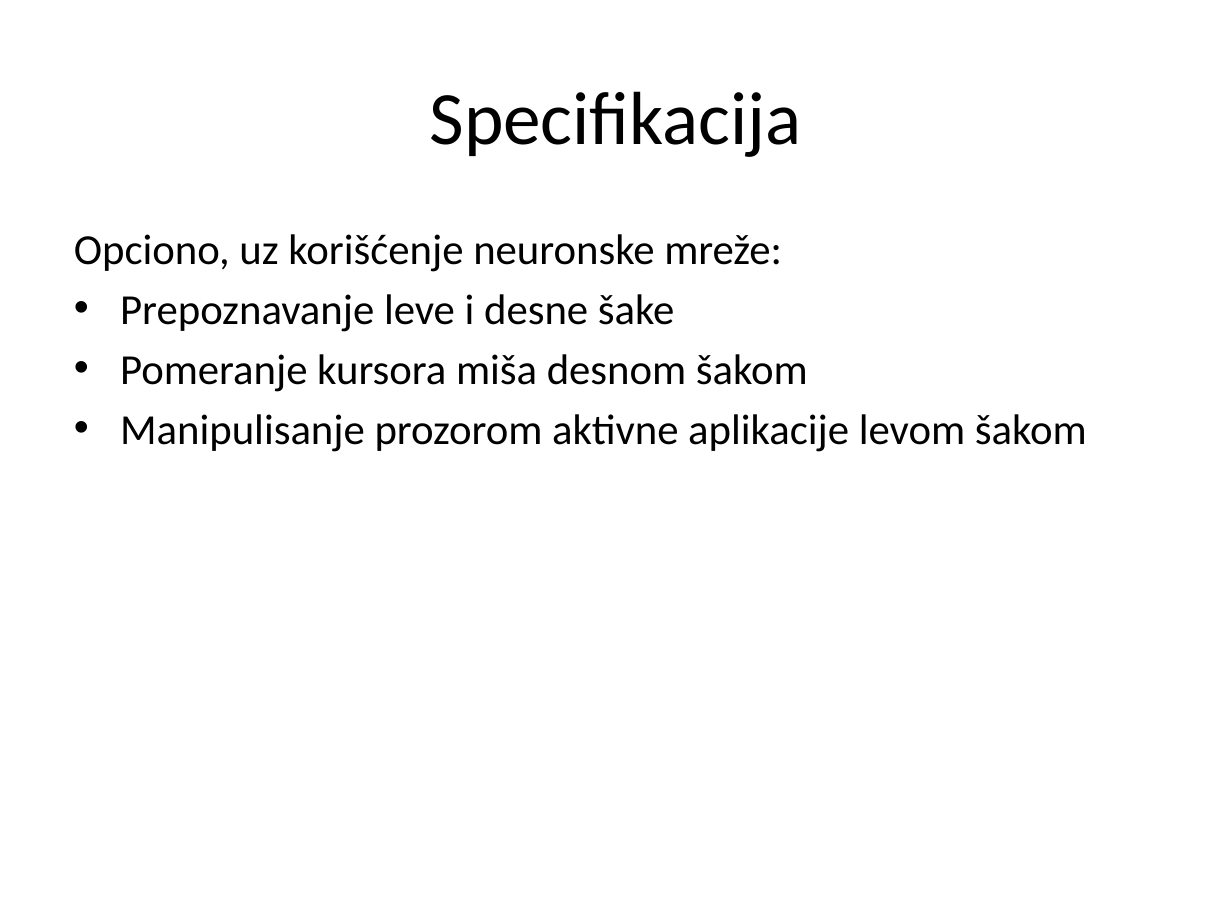
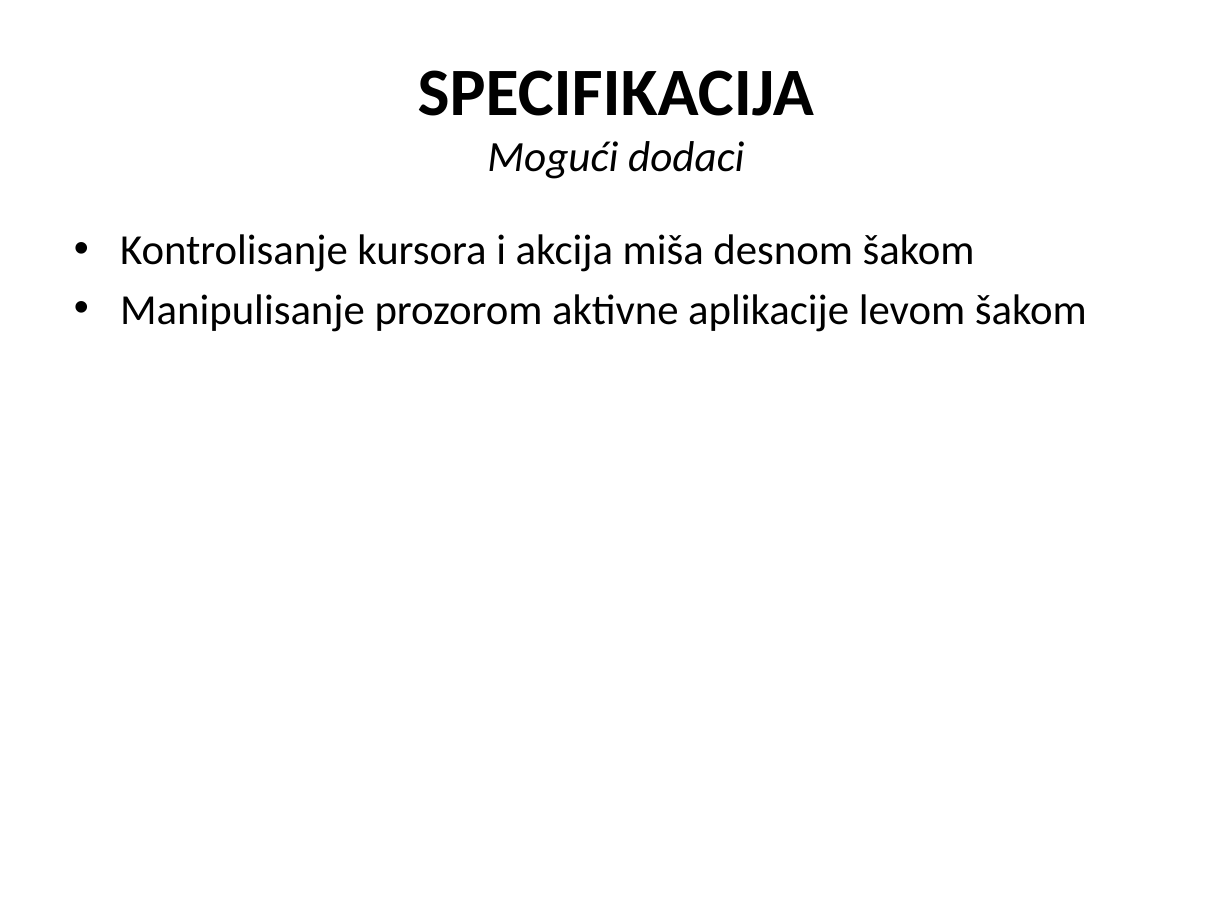
Before and after one commit to cLaki/UseTheForce, a slide deck: slide 9 of Upravljanje računarom na osnovu pokreta snimljenih web kamerom.pptx (slide 5 before the commit). Drawn at 1232x924 pixels with LibreOffice and Linux fonts; fonts in the diff are those of the drawing. Boxes give left, top, right and bottom in pixels: in the first picture for what was removed or moved away, otherwise in the second. Text is boxed around its words. In the diff, an @@ line names an element or a change of style, - is before the commit and + after.

```diff
--- a/Upravljanje računarom na osnovu pokreta snimljenih web kamerom.pptx
+++ b/Upravljanje računarom na osnovu pokreta snimljenih web kamerom.pptx
@@ title at (x1=418, y1=70, x2=814, y2=179): text changed; size 44 to 39.6 pt; bold on @@
-Specifikacija
+SPECIFIKACIJA
+Mogući dodaci
@@ text at (x1=120, y1=234, x2=975, y2=272): text changed @@
-Opciono, uz korišćenje neuronske mreže:
-• Prepoznavanje leve i desne šake
-• Pomeranje kursora miša desnom šakom
+• Kontrolisanje kursora i akcija miša desnom šakom
```
Also in this commit, not shown: 6 other slides changed, 5 slides added, 37 other files.
